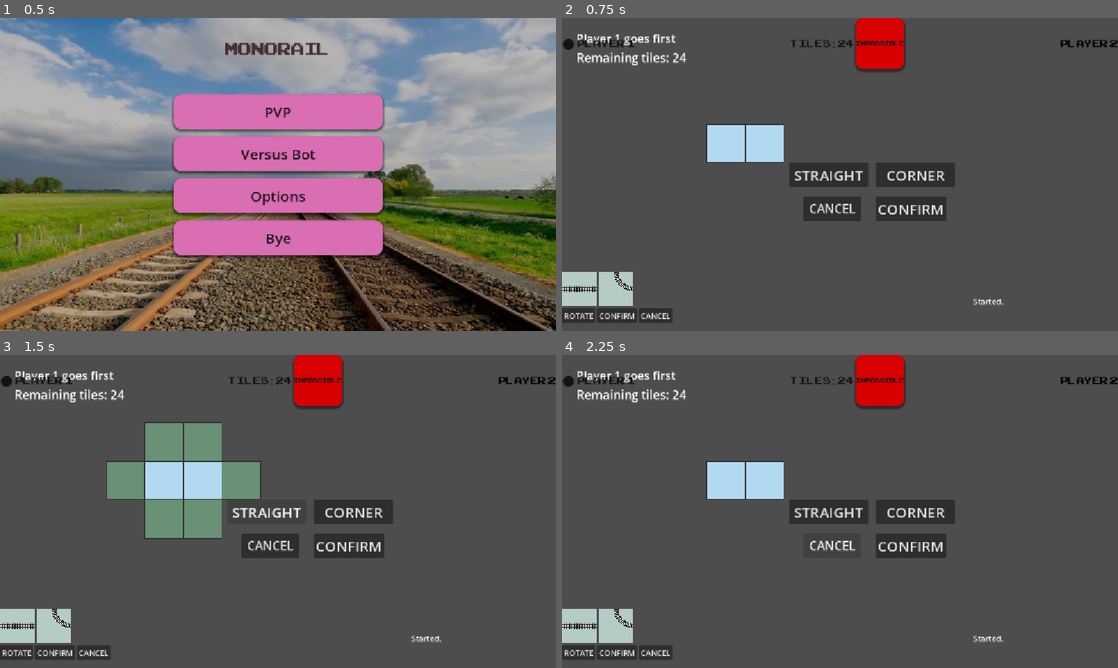
Above: before the commit, frames 1-4 (two rows, left to right).
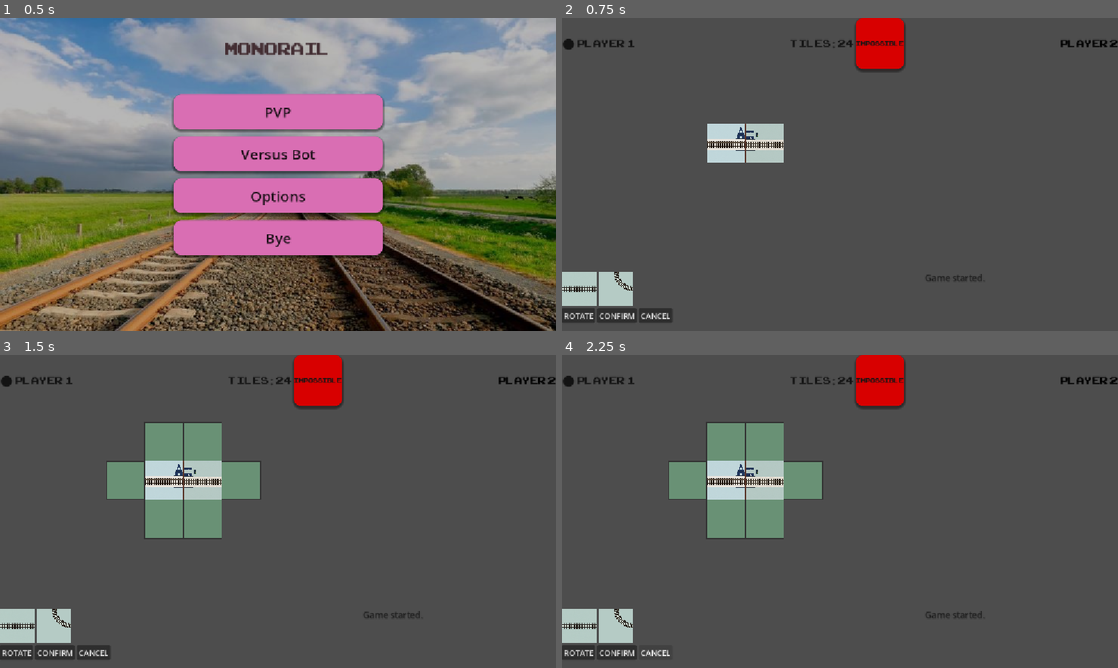
Above: after the commit, the same moments.

Repository: NguyenDucAnh20235585/monorail-godot
Game: Godot game, scene res://scenes/main_menu/main_menu.tscn
Two runs of this game, one before a commit and one after it. Both use one fixed random seed, a clock stepped at 60 frames per second and the inputs below.
Inputs (mouse positions are in pixels of both pictures, inside the frame that each line leads up to; where the layout moved, square brackets give the same spot in the first picture):
- Up to frame 1 (0.5 s): no input
- Up to frame 2 (0.75 s): click "PVP" at 0.5 s
- Up to frame 3 (1.5 s): click (16, 627) [266, 511] at 1.25 s
- Up to frame 4 (2.25 s): click "CANCEL" at 2 s

Frame 1 is identical in both runs. In frame 2, 5.7% of the frame differs, in the area x 2-80%, y 5-92%; in frame 3, 4.8%; in frame 4, 10%.

Commit message:
feat: complete gameplay hud and pending tile interaction - anh.nd

Diff:
--- a/main.gd
+++ b/main.gd
@@ -2,20 +2,23 @@
 
 var game_state: GameState
 var selected_tile_type: int = -1
+var selected_pending_position = null
 var pending_move: PendingMove
 
-var players = {
-	0: {
-		"name": "Player 1",
-		"order": 0
-	},
-	1: {
-		"name": "Player 2",
-		"order": 1
-	},
-}
+@onready var player_1_label: Label = $GameplayUI/HUD/TopRow/Player1Label
+@onready var player_2_label: Label = $GameplayUI/HUD/TopRow/Player2Label
+@onready var remaining_tiles_label: Label = $GameplayUI/HUD/TopRow/TopCenterZone/RemainingTilesLabel
+@onready var game_log: RichTextLabel = $GameplayUI/HUD/BottomRow/GameLog
+
+func add_game_log(message: String) -> void:
+	game_log.append_text(message + "\n")
 
 func _ready():
+	# DEBUG/TẠM
+	print("P1: ", player_1_label)
+	print("P2: ", player_2_label)
+	print("Tiles: ", remaining_tiles_label)
+	print("Log: ", game_log)
 	game_state = RulesEngine.create_initial_state()
 
 	reset_pending_move()
@@ -30,15 +33,22 @@
 	print("Phase: ", game_state.phase)
 	print("Winner: ", game_state.winner)
 
-	$TurnLabel.text = players[game_state.current_player]["name"] + " goes first"
-	$RemainingTilesLabel.text = "Remaining tiles: %d" % game_state.remaining_tiles
+	update_hud()
+	game_log.clear()
+	add_game_log("Game started.")
 
 func _on_confirm_button_pressed():
 	confirm_move()
 
 func update_hud():
-	$TurnLabel.text = players[game_state.current_player]["name"] + "'s turn"
-	$RemainingTilesLabel.text = "Remaining tiles: %d" % game_state.remaining_tiles
+	if game_state.current_player == 0:
+		player_1_label.text = "● PLAYER 1"
+		player_2_label.text = "PLAYER 2"
+	else:
+		player_1_label.text = "PLAYER 1"
+		player_2_label.text = "● PLAYER 2"
+
+	remaining_tiles_label.text = "TILES: %d" % game_state.remaining_tiles
 
 func start_turn():
 	reset_pending_move()
@@ -53,18 +63,32 @@
 		pending_move.reset_for_player(game_state.current_player)
 
 	selected_tile_type = -1
+	selected_pending_position = null
+	$Board.set_selected_pending_position(null)
 
 func confirm_move():
 	if pending_move.is_empty():
 		print("No pending tiles to confirm")
+		add_game_log("No tiles to confirm.")
 		return
 
 	var move := pending_move.to_move()
+
+	var confirmed_player := game_state.current_player + 1
+	var straight_count := 0
+	var corner_count := 0
+
+	for tile in move["tiles"]:
+		if tile["type"] == MonoTile.TileType.STRAIGHT:
+			straight_count += 1
+		else:
+			corner_count += 1
 
 	var validation_result := MoveValidator.validate_move(game_state, move)
 
 	if not validation_result["is_valid"]:
 		print("Invalid move: ", validation_result["message"])
+		add_game_log("Invalid move: " + validation_result["message"])
 		return
 
 	RulesEngine.apply_move(game_state, move)
@@ -72,19 +96,44 @@
 
 	RulesEngine.end_turn(game_state)
 	start_turn()
+
+	var parts: Array[String] = []
+
+	if straight_count > 0:
+		parts.append(
+			"%d STRAIGHT tile%s"
+			% [straight_count, "" if straight_count == 1 else "s"]
+		)
+
+	if corner_count > 0:
+		parts.append(
+			"%d CORNER tile%s"
+			% [corner_count, "" if corner_count == 1 else "s"]
+		)
+
+	add_game_log(
+		"Player %d placed %s."
+		% [confirmed_player, " and ".join(parts)]
+	)
 
 	print("Move confirmed")
 	print("Remaining tiles: ", game_state.remaining_tiles)
 	print("Current player: ", game_state.current_player)
 
 func cancel_pending_move():
+	if pending_move.is_empty():
+		return
+
 	pending_move.clear()
 	selected_tile_type = -1
-
+	selected_pending_position = null
+
+	$Board.set_selected_pending_position(null)
 	$Board.set_pending_move(pending_move.to_move())
 	$Board.set_indicators([])
 
 	print("Pending move cancelled")
+	add_game_log("Move cancelled.")
 
 func _on_cancel_button_pressed():
 	cancel_pending_move()
@@ -132,22 +181,31 @@
 		return
 
 	$Board.set_pending_move(pending_move.to_move())
+
+	selected_pending_position = grid_pos
+	$Board.set_selected_pending_position(grid_pos)
+
 	update_placement_indicators()
 
 	print("Pending tile added at: ", grid_pos)
-	print("Pending tile count: ", pending_move.size())
+	print("Pending tile selected at: ", grid_pos)
+
 
 func _on_board_pending_tile_clicked(grid_pos: Vector2i):
-	var rotated := pending_move.rotate_at(grid_pos)
+	selected_pending_position = grid_pos
+	$Board.set_selected_pending_position(selected_pending_position)
+	print("Pending tile selected at: ", grid_pos)
+
+func _on_rotate_button_pressed() -> void:
+	if selected_pending_position == null:
+		return
+
+	var rotated := pending_move.rotate_at(selected_pending_position)
 
 	if not rotated:
 		return
 
 	$Board.set_pending_move(pending_move.to_move())
 
-	print("Rotated pending tile at: ", grid_pos)
-	print("New rotation: ", pending_move.get_tile_at(grid_pos)["rotation"])
-
-
-func _on_straight_tile_object_pressed() -> void:
-	pass # Replace with function body.
+	print("Rotated pending tile at: ", selected_pending_position)
+	print("New rotation: ", pending_move.get_tile_at(selected_pending_position)["rotation"])
--- a/main.tscn
+++ b/main.tscn
@@ -38,65 +38,10 @@
 shadow_size = 5
 shadow_offset = Vector2(0, 3.5)
 
+[sub_resource type="FontVariation" id="FontVariation_lquwl"]
+
 [node name="Main" type="Node" unique_id=1208397320]
 script = ExtResource("1_ig7tw")
-
-[node name="TurnLabel" type="Label" parent="." unique_id=564717392]
-offset_left = 30.0
-offset_top = 25.0
-offset_right = 31.0
-offset_bottom = 48.0
-theme_override_font_sizes/font_size = 24
-
-[node name="RemainingTilesLabel" type="Label" parent="." unique_id=1375934370]
-offset_left = 30.0
-offset_top = 65.0
-offset_right = 110.0
-offset_bottom = 145.0
-theme_override_font_sizes/font_size = 25
-
-[node name="ConfirmButton" type="Button" parent="." unique_id=1635529809]
-custom_minimum_size = Vector2(140, 50)
-anchors_preset = -1
-anchor_left = -0.046000004
-anchor_top = -0.033
-anchor_right = 0.053000003
-anchor_bottom = 0.071
-offset_left = 702.992
-offset_top = 391.384
-offset_right = 734.944
-offset_bottom = 373.992
-theme_override_font_sizes/font_size = 30
-text = "CONFIRM
-"
-
-[node name="StraightButton" type="Button" parent="." unique_id=1806819512]
-custom_minimum_size = Vector2(160, 50)
-offset_left = 470.0
-offset_top = 300.0
-offset_right = 635.0
-offset_bottom = 350.0
-theme_override_font_sizes/font_size = 30
-text = "STRAIGHT"
-
-[node name="CancelButton" type="Button" parent="." unique_id=547421458]
-custom_minimum_size = Vector2(120, 50)
-offset_left = 500.0
-offset_top = 370.0
-offset_right = 620.0
-offset_bottom = 420.0
-theme_override_font_sizes/font_size = 25
-text = "CANCEL"
-
-[node name="CornerButton" type="Button" parent="." unique_id=2122806873]
-custom_minimum_size = Vector2(160, 50)
-offset_left = 650.0
-offset_top = 300.0
-offset_right = 815.0
-offset_bottom = 350.0
-theme_override_font_sizes/font_size = 30
-text = "CORNER
-"
 
 [node name="Board" type="Node2D" parent="." unique_id=2008717891]
 position = Vector2(300, 220)
@@ -221,17 +166,21 @@
 layout_mode = 2
 size_flags_horizontal = 3
 
-[node name="GameLog" type="Label" parent="GameplayUI/HUD/BottomRow" unique_id=1920631923]
-custom_minimum_size = Vector2(300, 0)
+[node name="GameLog" type="RichTextLabel" parent="GameplayUI/HUD/BottomRow" unique_id=1425273130]
+custom_minimum_size = Vector2(400, 80)
 layout_mode = 2
+theme_override_colors/default_color = Color(0.11415806, 0.1141581, 0.11415804, 1)
+theme_override_colors/font_shadow_color = Color(0.2585664, 0.2585664, 0.25856638, 0.654902)
+theme_override_constants/line_separation = 2
+theme_override_fonts/normal_font = SubResource("FontVariation_lquwl")
+theme_override_font_sizes/normal_font_size = 18
 text = "Started."
-clip_text = true
+scroll_following = true
 
-[connection signal="pressed" from="ConfirmButton" to="." method="_on_confirm_button_pressed"]
-[connection signal="pressed" from="StraightButton" to="." method="_on_straight_button_pressed"]
-[connection signal="pressed" from="CancelButton" to="." method="_on_cancel_button_pressed"]
-[connection signal="pressed" from="CornerButton" to="." method="_on_corner_button_pressed"]
 [connection signal="indicator_clicked" from="Board" to="." method="_on_board_indicator_clicked"]
 [connection signal="pending_tile_clicked" from="Board" to="." method="_on_board_pending_tile_clicked"]
 [connection signal="pressed" from="GameplayUI/HUD/BottomRow/ControlsArea/TileRow/StraightTileObject" to="." method="_on_straight_button_pressed"]
 [connection signal="pressed" from="GameplayUI/HUD/BottomRow/ControlsArea/TileRow/CornerTileObject" to="." method="_on_corner_button_pressed"]
+[connection signal="pressed" from="GameplayUI/HUD/BottomRow/ControlsArea/ActionRow/RotateButton" to="." method="_on_rotate_button_pressed"]
+[connection signal="pressed" from="GameplayUI/HUD/BottomRow/ControlsArea/ActionRow/ConfirmButton" to="." method="_on_confirm_button_pressed"]
+[connection signal="pressed" from="GameplayUI/HUD/BottomRow/ControlsArea/ActionRow/CancelButton" to="." method="_on_cancel_button_pressed"]
--- a/scripts/ui/board/board_view.gd
+++ b/scripts/ui/board/board_view.gd
@@ -5,12 +5,18 @@
 
 const CELL_SIZE := 80
 
+const STRAIGHT_TEXTURE := preload("res://assets/png/Straight_tile.png")
+const CORNER_TEXTURE := preload("res://assets/png/Curve_tile.png")
+const STATION_1_TEXTURE := preload("res://assets/png/Station_tile_01.png")
+const STATION_2_TEXTURE := preload("res://assets/png/Station_tile_02.png")
+
 signal pending_tile_clicked(grid_pos: Vector2i)
 
 var board: Dictionary = {}
 
 var pending_tiles: Array = []
 var indicator_positions: Array = []
+var selected_pending_position = null
 
 func set_board(board_data: Dictionary) -> void:
 	board = board_data
@@ -45,11 +51,47 @@
 		draw_cell(grid_position, Color(0.55, 0.9, 0.65, 0.45))
 	# Tile đã confirm
 	for grid_position in board.keys():
-		draw_cell(grid_position, Color(0.7, 0.85, 0.95))
+		if grid_position == Vector2i(0, 0):
+			draw_station_tile(grid_position, STATION_1_TEXTURE)
+		elif grid_position == Vector2i(1, 0):
+			draw_station_tile(grid_position, STATION_2_TEXTURE)
+		else:
+			var tile = board[grid_position]
+			draw_tile(
+				grid_position,
+				tile["type"],
+				tile["rotation"],
+				false
+			)
 
 	# Tile đang pending
+	var selected_tile: Dictionary = {}
+
 	for tile in pending_tiles:
-		draw_cell(tile["position"], Color(0.95, 0.9, 0.55))
+		var is_selected: bool = (
+			selected_pending_position != null
+			and tile["position"] == selected_pending_position
+		)
+
+		if is_selected:
+			selected_tile = tile
+		else:
+			draw_tile(
+				tile["position"],
+				tile["type"],
+				tile["rotation"],
+				true,
+				false
+			)
+
+	if not selected_tile.is_empty():
+		draw_tile(
+			selected_tile["position"],
+			selected_tile["type"],
+			selected_tile["rotation"],
+			true,
+			true
+		)
 
 func draw_cell(grid_position: Vector2i, color: Color) -> void:
 	var screen_position = Vector2(
@@ -65,6 +107,89 @@
 	draw_rect(rect, color, true)
 	draw_rect(rect, Color(0.2, 0.2, 0.2), false, 2.0)
 
+func draw_station_tile(
+	grid_position: Vector2i,
+	texture: Texture2D
+) -> void:
+	var screen_position := Vector2(
+		grid_position.x * CELL_SIZE,
+		grid_position.y * CELL_SIZE
+	)
+
+	var rect := Rect2(
+		screen_position,
+		Vector2(CELL_SIZE, CELL_SIZE)
+	)
+
+	draw_texture_rect(texture, rect, false)
+
+func draw_tile(
+	grid_position: Vector2i,
+	tile_type: int,
+	rotation: int,
+	pending: bool,
+	selected: bool = false
+):
+	var texture: Texture2D
+	var angle := 0.0
+
+	if tile_type == 0: # STRAIGHT
+		texture = STRAIGHT_TEXTURE
+
+		if rotation % 2 == 0:
+			angle = PI / 2.0
+	else: # CORNER
+		texture = CORNER_TEXTURE
+		angle = rotation * PI / 2.0
+
+	var center := Vector2(
+		grid_position.x * CELL_SIZE + CELL_SIZE / 2.0,
+		grid_position.y * CELL_SIZE + CELL_SIZE / 2.0
+	)
+
+	draw_set_transform(center, angle, Vector2.ONE)
+
+	var rect := Rect2(
+		Vector2(-CELL_SIZE / 2.0, -CELL_SIZE / 2.0),
+		Vector2(CELL_SIZE, CELL_SIZE)
+	)
+
+	var modulate := Color.WHITE
+	if pending:
+		modulate.a = 0.7
+
+	draw_texture_rect(texture, rect, false, modulate)
+
+	if pending:
+		draw_rect(
+			rect,
+			Color(1.0, 0.85, 0.2),
+			false,
+			2.0,
+			true
+		)
+
+	if selected:
+		var inset := 2.0
+		var inner_rect := Rect2(
+			rect.position + Vector2(inset, inset),
+			rect.size - Vector2(inset * 2.0, inset * 2.0)
+		)
+
+		draw_rect(
+			inner_rect,
+			Color(0.25, 0.9, 1.0),
+			false,
+			2.0,
+			true
+		)
+
+	draw_set_transform(Vector2.ZERO, 0.0, Vector2.ONE)
+
 func set_pending_move(move: Dictionary) -> void:
 	pending_tiles = move["tiles"]
 	queue_redraw()
+
+func set_selected_pending_position(grid_pos) -> void:
+	selected_pending_position = grid_pos
+	queue_redraw()
